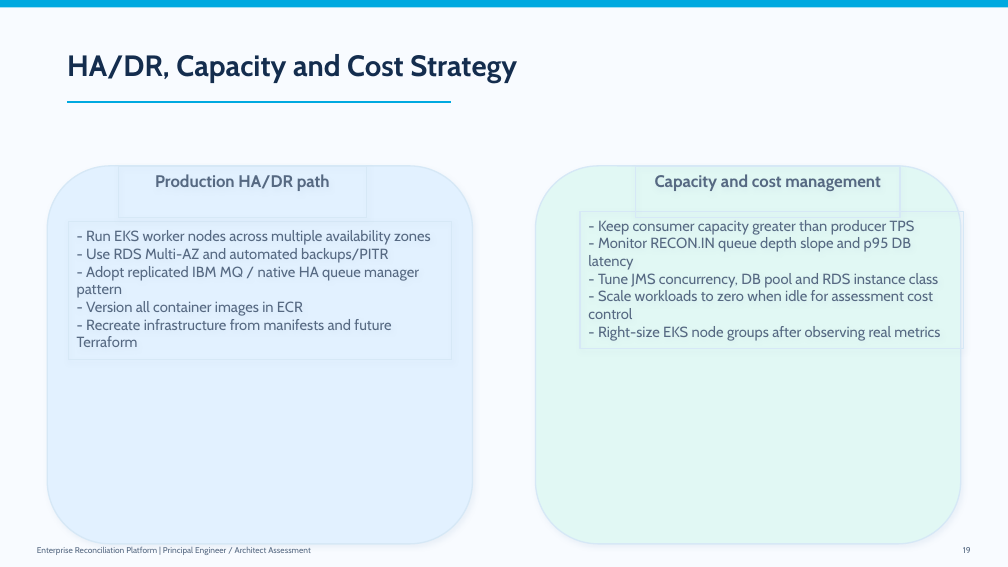
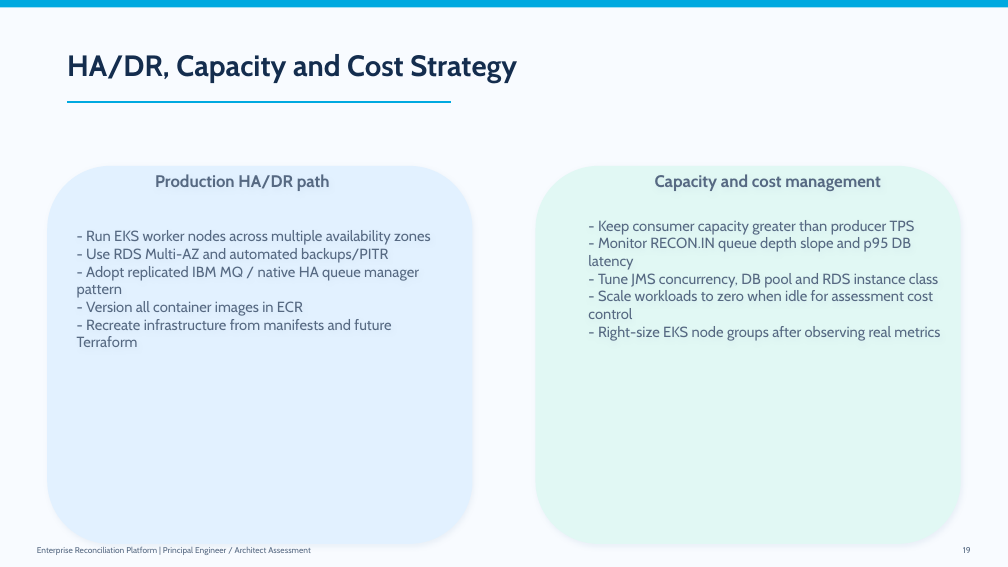
Before and after one commit to ravikumarkotapati/recon-platform, a slide deck: slide 18 of Reconciliation_Platform_Technical_Architecture_Overview.pptx. Drawn at 1008x567 pixels with LibreOffice and Linux fonts; fonts in the diff are those of the drawing. Boxes give left, top, right and bottom in pixels: in the first picture for what was removed or moved away, otherwise in the second. Text is boxed around its words. In the diff, an @@ line names an element or a change of style, - is before the commit and + after.

```diff
--- a/Reconciliation_Platform_Technical_Architecture_Overview.pptx
+++ b/Reconciliation_Platform_Technical_Architecture_Overview.pptx
@@ rounded rectangle at [535,166,960,544]: outline #D6E8F6 1.25 pt to none @@
@@ text "Capacity and cost management": place and size @@
-text "Capacity and cost management" at [636,166,901,217]
+text "Capacity and cost management" at [655,174,880,191]
@@ text "Capacity and cost management" at [655,174,880,191]: outline #D6E8F6 1.25 pt to none; shadow off @@
@@ text "- Keep consumer capacity greater ...": place and size @@
-text "- Keep consumer capacity greater ..." at [580,212,963,349]
+text "- Keep consumer capacity greater ..." at [588,220,940,341]
@@ text "- Keep consumer capacity greater ..." at [588,220,940,341]: outline #D6E8F6 1.25 pt to none; shadow off @@
```
Also in this commit, not shown: 11 other slides changed.
